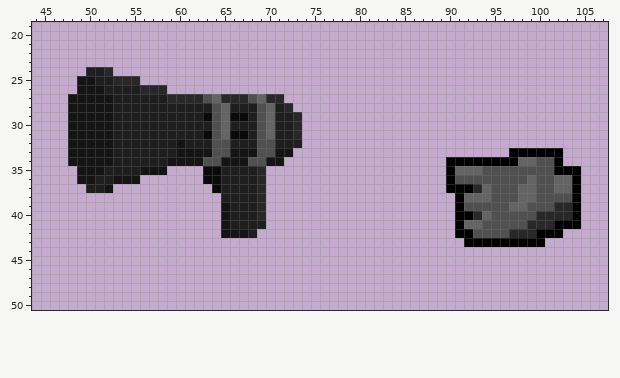
One commit to this pixel-art file: unity/assets/weapons/def_hatespeech/def_hatespeech.aseprite. This is how it looked before the edit.
128x64 pixels, 1 frame. Shown: x 44..107, y 19..50. The old version is drawn lined up with the new one.
After:
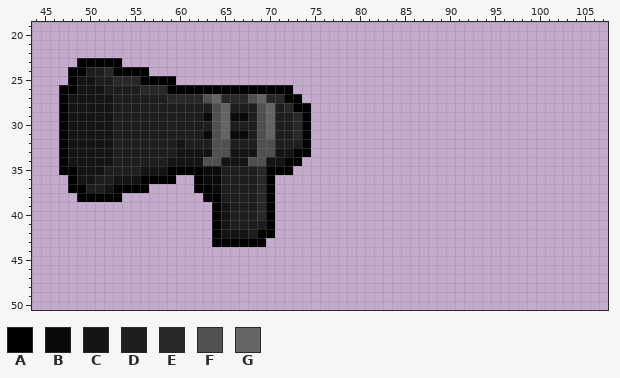
Palette (. is transparent): A #000000  B #0a0a0a  C #141414  D #1e1e1e  E #282828  F #505050  G #646464
The edit:
whole drawing moved by +40,+3 (the old picture is shown already moved)
@@ x 44..107 @@
 22 ................................................................
-23 ................................................................
-24 ......DDE.......................................................
-25 .....CCDDEEE....................................................
-26 .....CCCDDDDEEE.................................................
-27 ....CCCCCDDDDDDEEEEFGEEEFGEE....................................
-28 ....CCCCCDDDDDDDDDDDFGDDDFGDE...................................
-29 ....CCCCCDDDDDDDDDDBFGBBDFGDDE..................................
-30 ....CCCCCDDDDDDDDDDDFGDDDFGDDE..................................
-31 ....CCCCCDDDDDDDDDDBFGBBDFGDDE..................................
-32 ....CCCCCDDDDDDDCDDDFFDDDFFDDD..................................
-33 ....CCCCCDDDDDDDCCCCFFCCCFFCC........................AAAAAA.....
-34 ....CCCCCDDDDDDCCCCFFCCCFFCC..................AAAAAAAAGGFFA.....
-35 .....CCCDDDDCCC....BBDDDDE....................AGGGFFFFFFFFAAA...
-36 .....CCDDCCC.......BBDDDDE....................AFFFFFFFFGFFGGA...
-37 ......DDC...........BDDDDE....................AAAEGFFFGGFFGGA...
-38 .....................DDDDE.....................AGGGFFFGGFFFFA...
-39 .....................CDDDE.....................AFFFFFGGFFFEEA...
-40 .....................CDDDE.....................AAEGFFFFFEEEEA...
-41 .....................CDDDD.....................AGGFFFFFEEEAAA...
-42 .....................CCCD......................AAFFFFEEEAAA.....
-43 ................................................AAAAAAAAA.......
+23 .....AAAAA......................................................
+24 ....AADDEAAAA...................................................
+25 ....ACCDDEEEAAAA................................................
+26 ...AACCCDDDDEEEAAAAAAAAAAAAAA...................................
+27 ...ACCCCCDDDDDDEEEEFGEEEFGEEAA..................................
+28 ...ACCCCCDDDDDDDDDDDFGDDDFGDEAA.................................
+29 ...ACCCCCDDDDDDDDDDBFGBBDFGDDEA.................................
+30 ...ACCCCCDDDDDDDDDDDFGDDDFGDDEA.................................
+31 ...ACCCCCDDDDDDDDDDBFGBBDFGDDEA.................................
+32 ...ACCCCCDDDDDDDCDDDFFDDDFFDDDA.................................
+33 ...ACCCCCDDDDDDDCCCCFFCCCFFCCAA.................................
+34 ...ACCCCCDDDDDDCCCCFFCCCFFCCAA..................................
+35 ...AACCCDDDDCCCAAAABBDDDDEAAA...................................
+36 ....ACCDDCCCAAAA..ABBDDDDEA.....................................
+37 ....AADDCAAAA.....AABDDDDEA.....................................
+38 .....AAAAA.........AADDDDEA.....................................
+39 ....................ACDDDEA.....................................
+40 ....................ACDDDEA.....................................
+41 ....................ACDDDDA.....................................
+42 ....................ACCCDAA.....................................
+43 ....................AAAAAA......................................
 44 ................................................................
